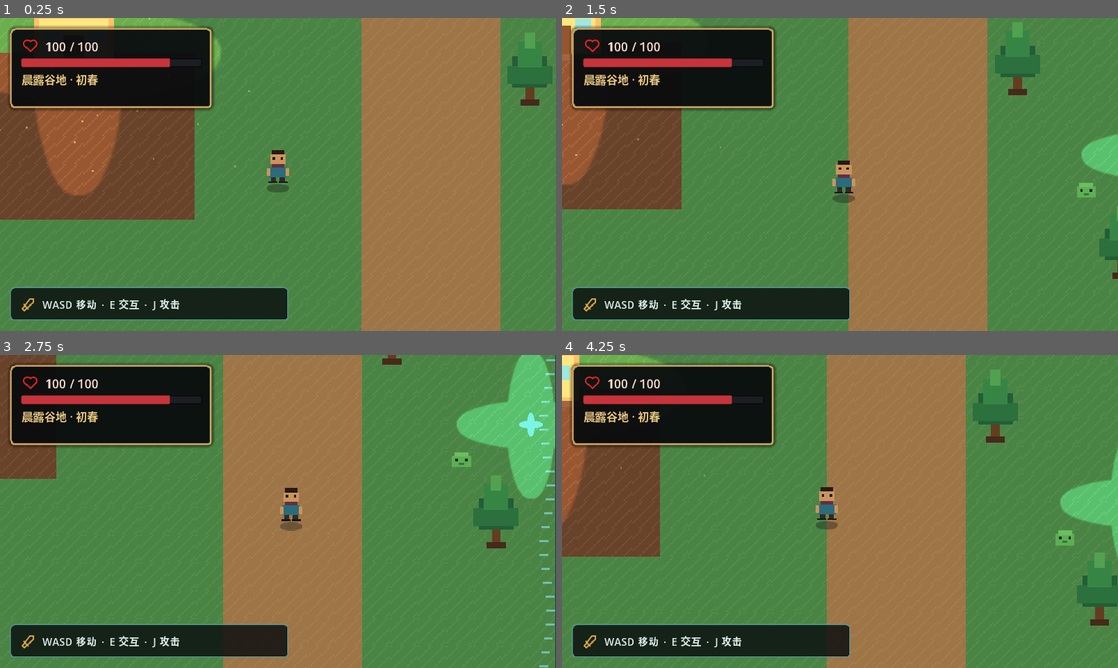
Above: before the commit, frames 1-4 (two rows, left to right).
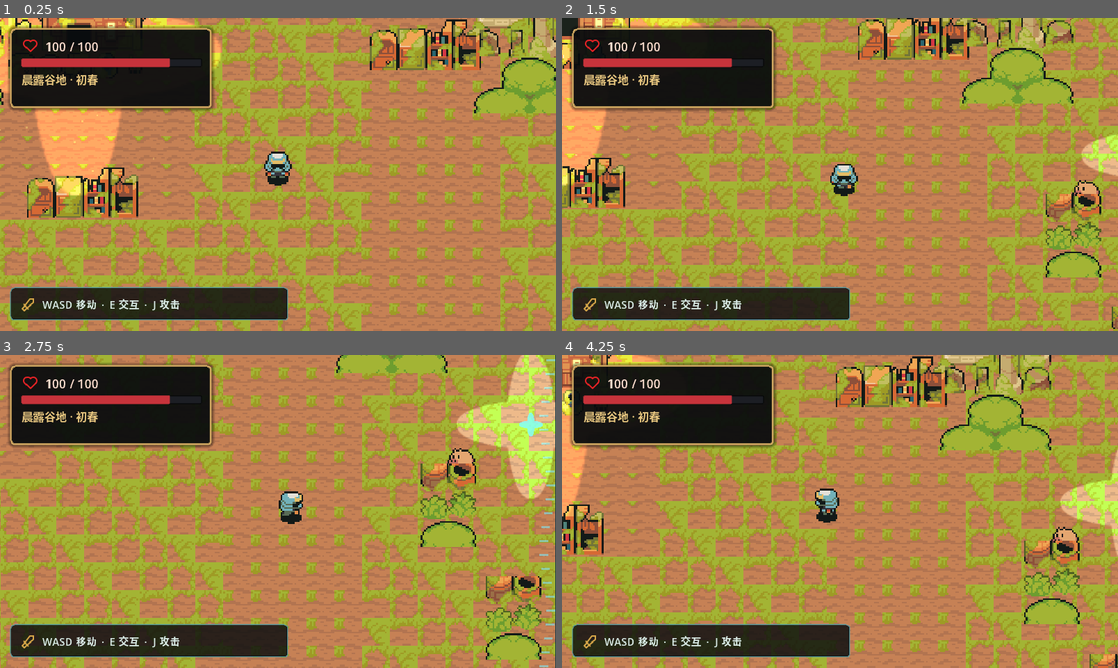
Above: after the commit, the same moments.

Repository: smple15981/mygames
Game: Godot game, scene res://scenes/bootstrap/main.tscn
The game is run twice, just before and just after one commit, with the same random seed, the same clock (stepped at 60 frames per second) and the same inputs.
Inputs:
- Up to frame 1 (0.25 s): no input
- Up to frame 2 (1.5 s): hold D (move_right) 0.53-1.28 s; hold S (move_down) from 1.28 s (still down)
- Up to frame 3 (2.75 s): release S (move_down) at 2.03 s; hold D (move_right) from 2.03 s (still down)
- Up to frame 4 (4.25 s): release D (move_right) at 2.78 s; hold W (move_up) 2.78-3.53 s; hold A (move_left) from 3.53 s (still down)

The runs differ from the first frame. In frame 1, 80% of the frame differs, in the area x 0-100%, y 0-100%; in frame 2, 80%; in frame 3, 80%; in frame 4, 80%.

Commit message:
fix: bundle open art assets for normal downloads
Bundle the five consumed CC0 runtime images directly in the main repository, remove runtime dependence on the Ninja Adventure submodule, and validate normal checkout/import behavior.

Diff:
--- a/scripts/assets/open_asset_library.gd
+++ b/scripts/assets/open_asset_library.gd
@@ -1,12 +1,12 @@
 class_name OpenAssetLibrary
 extends RefCounted
 
-const FLOOR_ATLAS := "res://vendor/ninja-adventure/content/map/tileset_floor.png"
-const VILLAGE_ATLAS := "res://vendor/ninja-adventure/content/map/tileset_village_abandoned.png"
-const PLAYER_SHEET := "res://vendor/ninja-adventure/content/character/ninja_blue/sprite.png"
-const PIG_SHEET := "res://vendor/ninja-adventure/content/character/pig/pig.png"
-const SHADOW_TEXTURE := "res://vendor/ninja-adventure/content/character/Shadow.png"
-const VENDOR_PREFIX := "res://vendor/"
+const ASSET_ROOT := "res://assets/third_party/ninja-adventure"
+const FLOOR_ATLAS := ASSET_ROOT + "/tileset_floor.png"
+const VILLAGE_ATLAS := ASSET_ROOT + "/tileset_village_abandoned.png"
+const PLAYER_SHEET := ASSET_ROOT + "/ninja_blue.png"
+const PIG_SHEET := ASSET_ROOT + "/pig.png"
+const SHADOW_TEXTURE := ASSET_ROOT + "/shadow.png"
 
 static var _warned_paths: Dictionary = {}
 static var _texture_cache: Dictionary = {}
@@ -17,8 +17,6 @@
 
 
 static func texture_exists(path: String) -> bool:
-    if path.begins_with(VENDOR_PREFIX):
-        return FileAccess.file_exists(path)
     return ResourceLoader.exists(path) or FileAccess.file_exists(path)
 
 
@@ -40,9 +38,7 @@
         return _texture_cache[path] as Texture2D
 
     var texture: Texture2D = null
-    if path.begins_with(VENDOR_PREFIX):
-        texture = _load_raw_image(path)
-    elif ResourceLoader.exists(path):
+    if ResourceLoader.exists(path):
         texture = ResourceLoader.load(path) as Texture2D
     elif FileAccess.file_exists(path):
         texture = _load_raw_image(path)
@@ -58,7 +54,7 @@
     var image := Image.new()
     var load_error := image.load(ProjectSettings.globalize_path(path))
     if load_error != OK:
-        push_warning("Failed to decode open image %s (error %s)." % [path, load_error])
+        push_warning("Failed to decode bundled open image %s (error %s)." % [path, load_error])
         return null
     return ImageTexture.create_from_image(image)
 
@@ -68,6 +64,6 @@
         return
     _warned_paths[path] = true
     push_warning(
-        "Open asset is unavailable: %s. Run `git submodule update --init --recursive`; using local fallback when available."
+        "Bundled open asset is unavailable: %s; using local fallback when available."
         % path
     )
--- a/scripts/world/open_atlas_regions.gd
+++ b/scripts/world/open_atlas_regions.gd
@@ -3,24 +3,24 @@
 
 const SOURCE_TILE_SIZE := Vector2i(16, 16)
 
-# Ninja Adventure floor atlas coordinates. Each coordinate addresses one 16×16 tile.
+# Compact runtime floor atlas. Tiles are copied from the pinned Ninja Adventure pack.
 const GRASS_TILES: Array[Vector2i] = [
-    Vector2i(1, 7),
-    Vector2i(2, 7),
-    Vector2i(3, 7),
-    Vector2i(4, 7),
+    Vector2i(0, 0),
+    Vector2i(1, 0),
+    Vector2i(2, 0),
+    Vector2i(3, 0),
 ]
-const PATH_TILE := Vector2i(6, 9)
-const SOIL_TILE := Vector2i(8, 9)
-const STONE_TILE := Vector2i(13, 14)
+const PATH_TILE := Vector2i(4, 0)
+const SOIL_TILE := Vector2i(5, 0)
+const STONE_TILE := Vector2i(6, 0)
 
-# Ninja Adventure abandoned-village atlas regions (pixel coordinates).
-const TREE_CLUSTER := Rect2i(0, 64, 64, 64)
-const TREE_SMALL := Rect2i(64, 64, 32, 48)
-const ROCK_CLUSTER := Rect2i(64, 16, 48, 32)
-const HOUSE_LARGE := Rect2i(176, 96, 80, 96)
-const HOUSE_SMALL := Rect2i(256, 112, 64, 80)
-const FENCE_STRIP := Rect2i(256, 160, 64, 32)
+# Compact runtime village atlas regions (pixel coordinates).
+const TREE_CLUSTER := Rect2i(0, 0, 64, 64)
+const TREE_SMALL := Rect2i(64, 0, 32, 48)
+const ROCK_CLUSTER := Rect2i(96, 0, 48, 32)
+const HOUSE_LARGE := Rect2i(0, 64, 80, 96)
+const HOUSE_SMALL := Rect2i(80, 64, 64, 80)
+const FENCE_STRIP := Rect2i(144, 64, 64, 32)
 
 
 static func all_floor_tiles() -> Array[Vector2i]:
Binary file added: assets/third_party/ninja-adventure/ninja_blue.png
Binary file added: assets/third_party/ninja-adventure/pig.png
Binary file added: assets/third_party/ninja-adventure/shadow.png
Binary file added: assets/third_party/ninja-adventure/tileset_floor.png
Binary file added: assets/third_party/ninja-adventure/tileset_village_abandoned.png
Not shown, changed: .github/workflows/validate.yml
Not shown, changed: README.md
Not shown, changed: THIRD_PARTY_NOTICES.md
Not shown, changed: tests/test_validate_project.py
Not shown, changed: tools/validate_project.py
